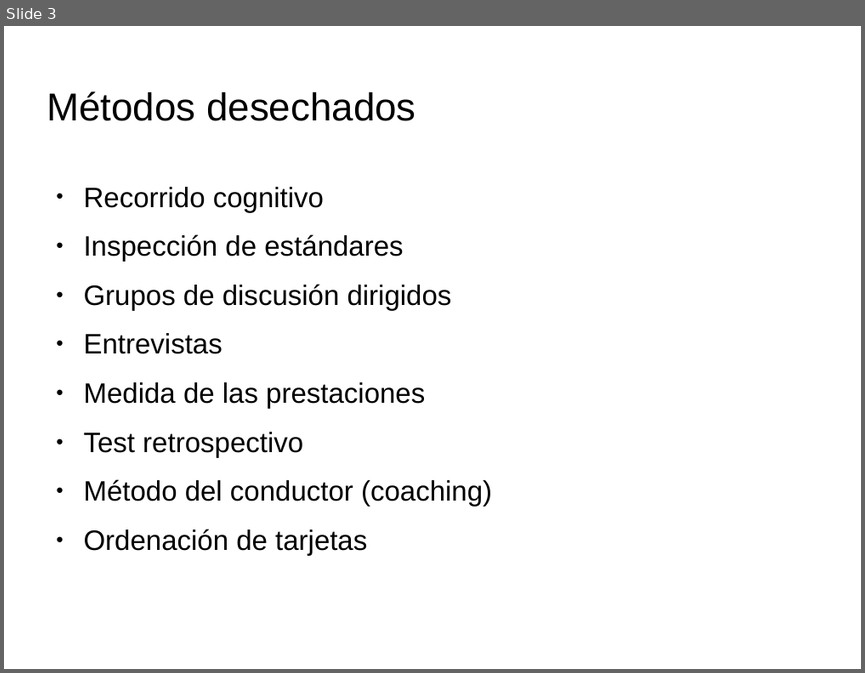
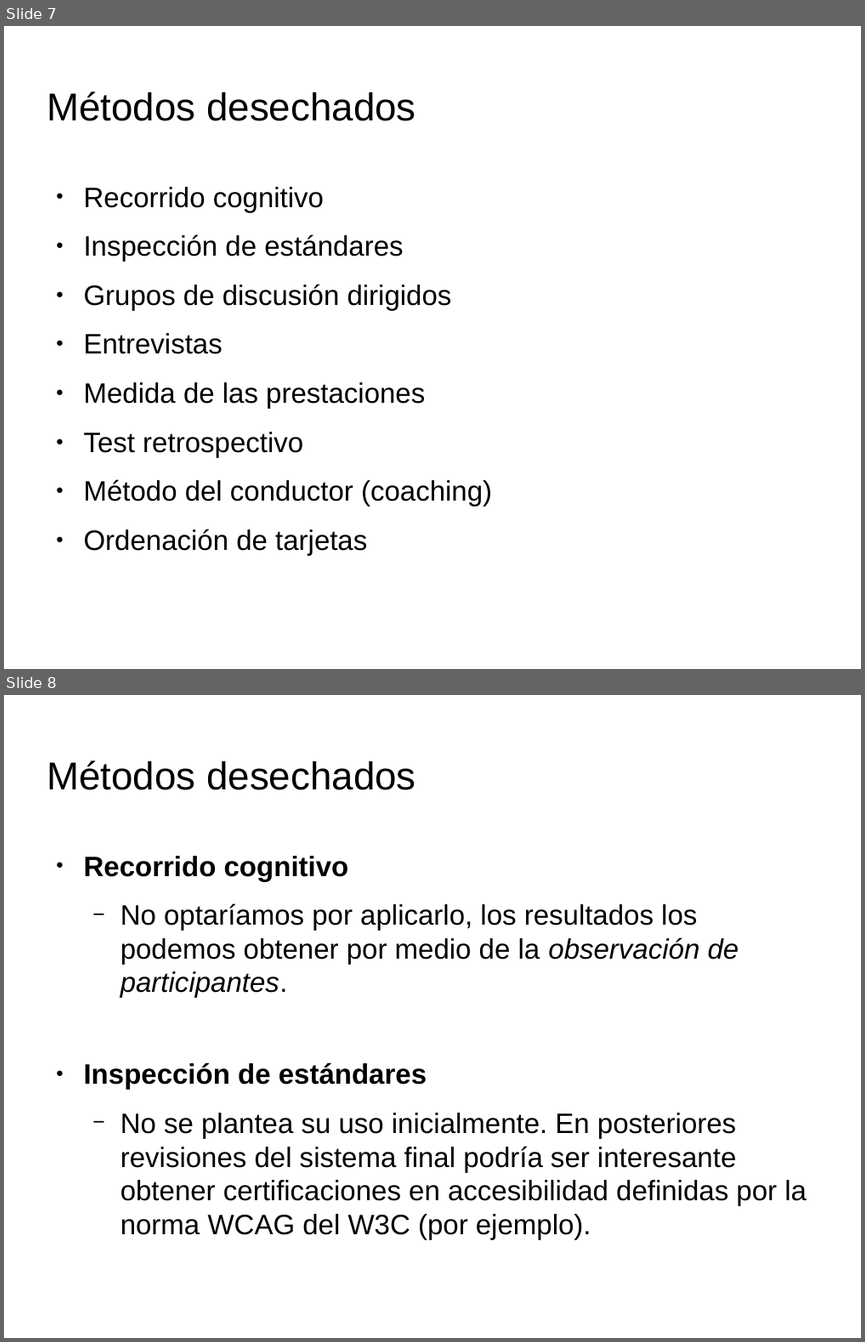
Before and after one commit to spolex/MakeStrong, a slide deck: IPC_doc/actividad7.3/plan_evaluación.odp. Shown one above the other, each under a label of ours: slide 3 before the commit, slides 7 and 8 after it. The pictures are 865x673 and 865x1342 pixels, drawn with LibreOffice and Linux fonts; fonts in the diff are those of the drawing; background and template pictures are left out. Boxes give left, top, right and bottom in pixels: in the first picture for what was removed or moved away, otherwise in the second. Text is boxed around its words. In the diff, an @@ line names an element or a change of style, - is before the commit and + after.

```diff
--- a/IPC_doc/actividad7.3/plan_evaluación.odp
+++ b/IPC_doc/actividad7.3/plan_evaluación.odp
@@ slide 8 added at (4, 695, 861, 1338), background picture (left out) @@
@@ title added at (46, 760, 416, 790), 36 pt, text #000000 @@
+Métodos desechados
@@ text added at (84, 856, 806, 1235), 26 pt, text #000000 @@
+● Recorrido cognitivo
+  − No optaríamos por aplicarlo, los resultados los podemos obtener por medio de la observación de participantes.
+● Inspección de estándares
+  − No se plantea su uso inicialmente. En posteriores revisiones del sistema final podría ser interesante obtener certificaciones en accesibilidad definidas por la norma WCAG del W3C (por ejemplo).
@@ what was slide 3 is now slide 7 @@
```
Also in this commit, not shown: 2 slides changed, 11 other slides added, 1 other file.
